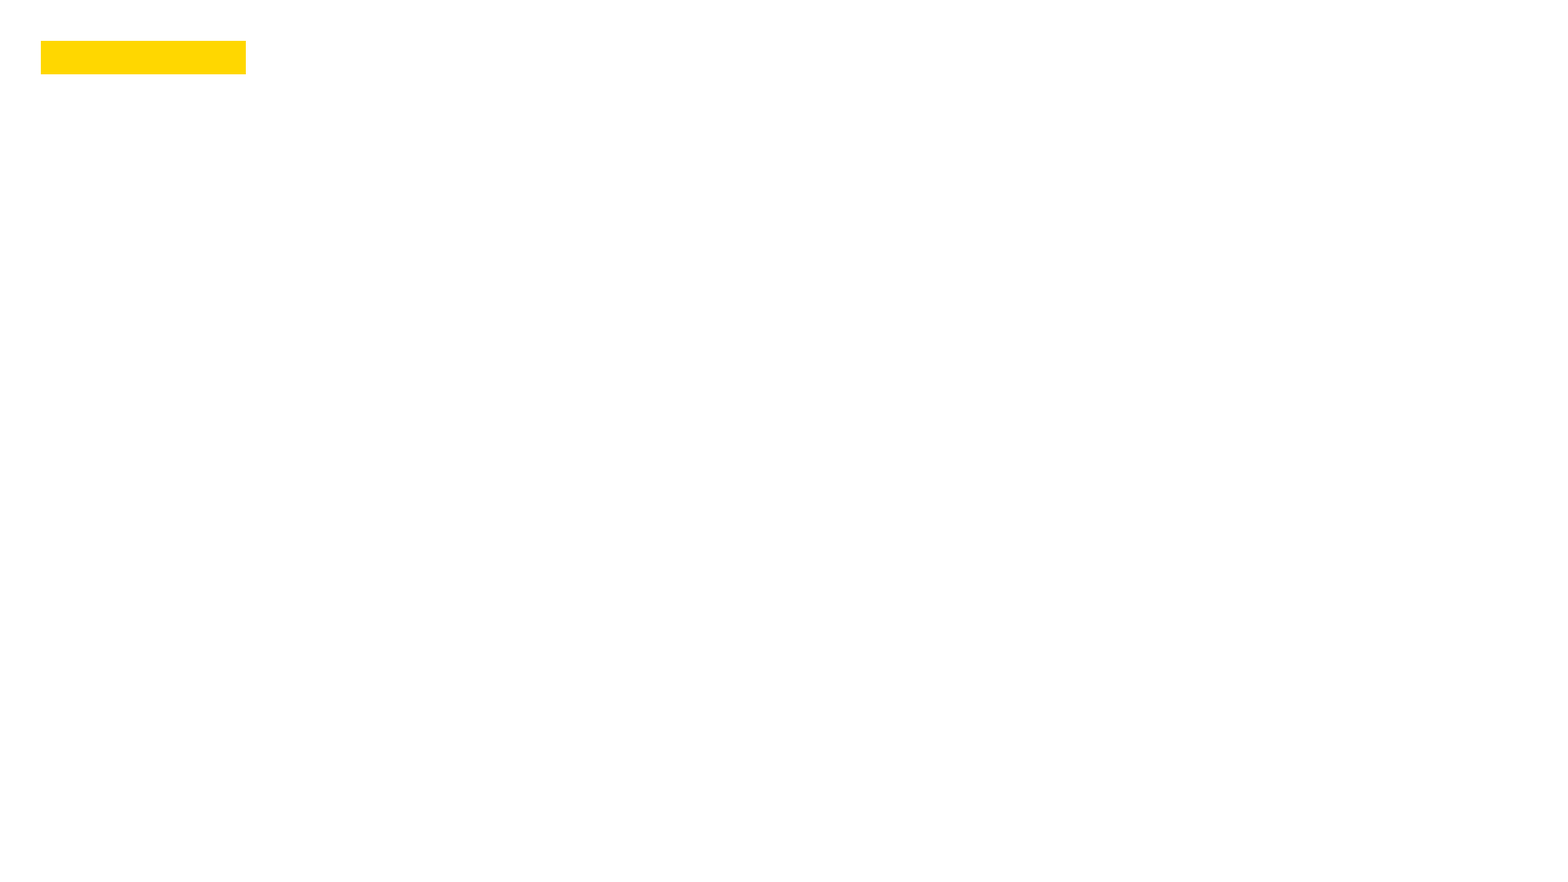
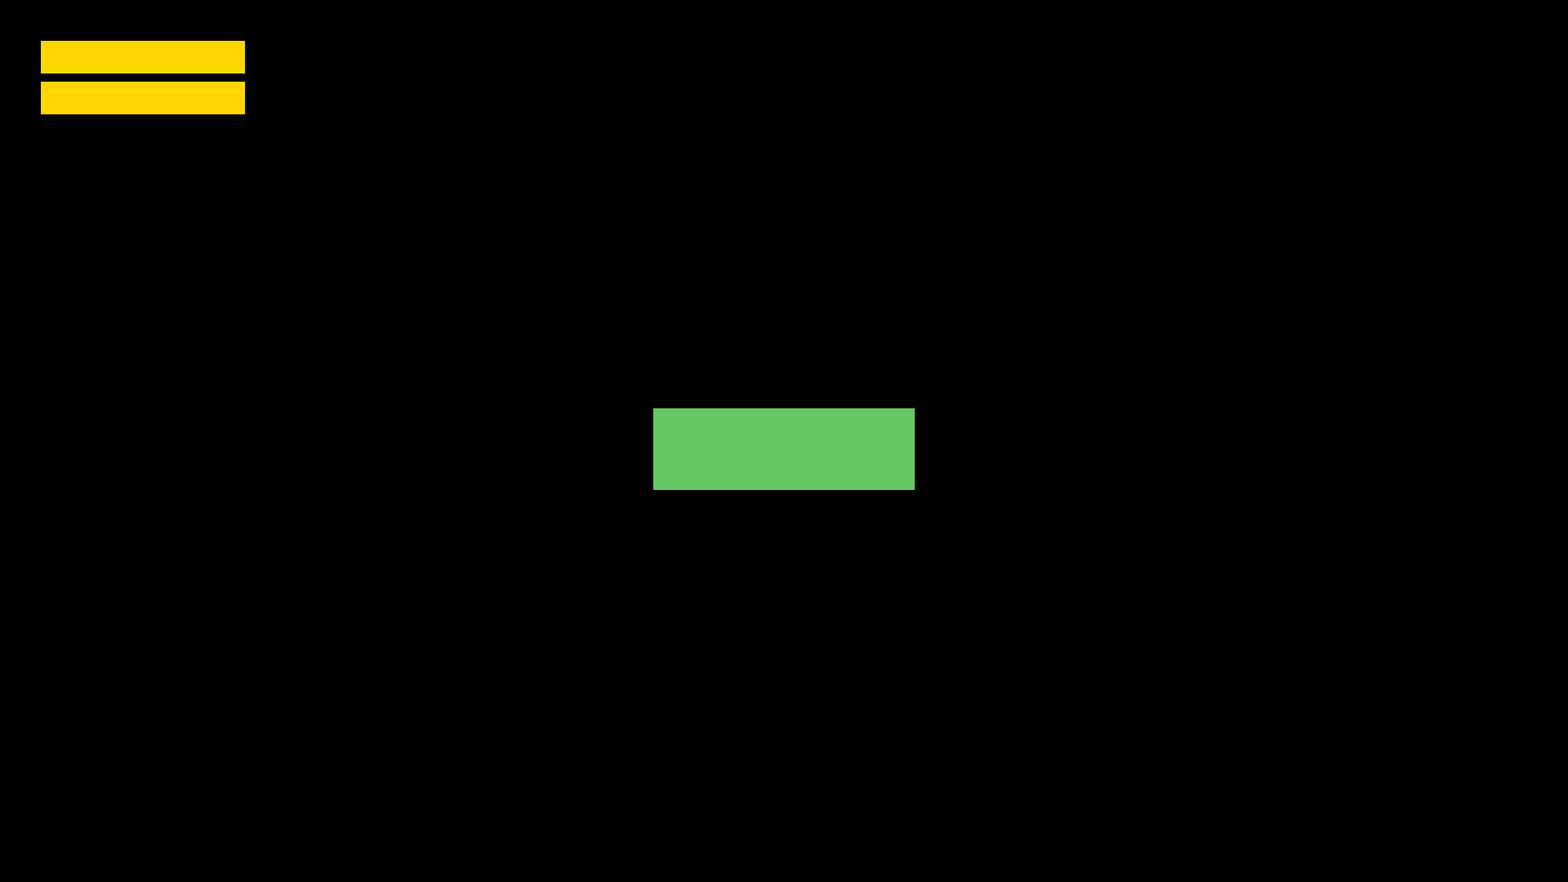
Layer changes from the first w=1568, h=882 image to the second:
renamed "L2" to "Menu_Buttons_Play", painted on it over [653, 408, 916, 491]
renamed "L1" to "HUD_Time", painted on it over [40, 81, 246, 116]